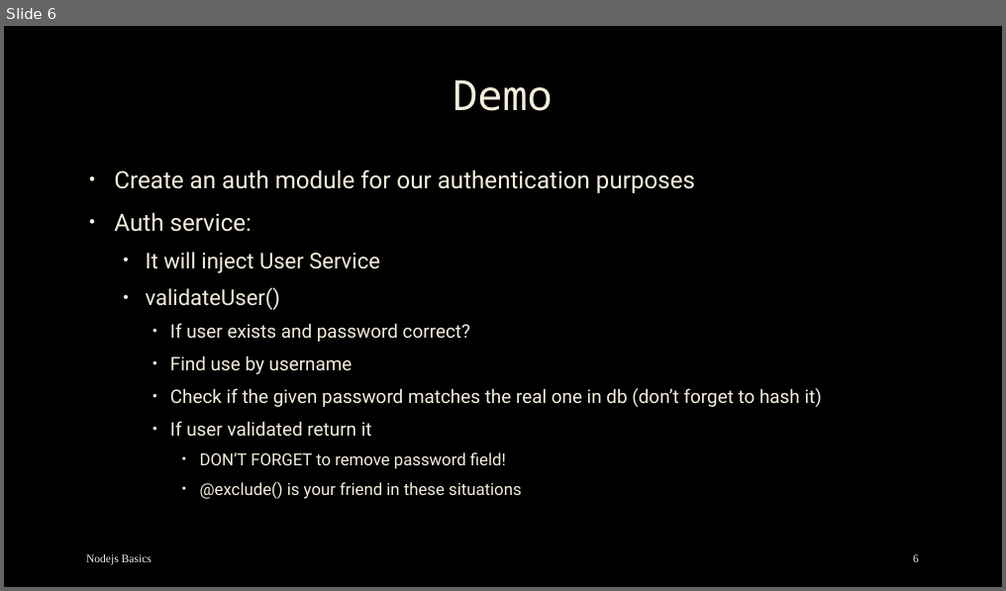
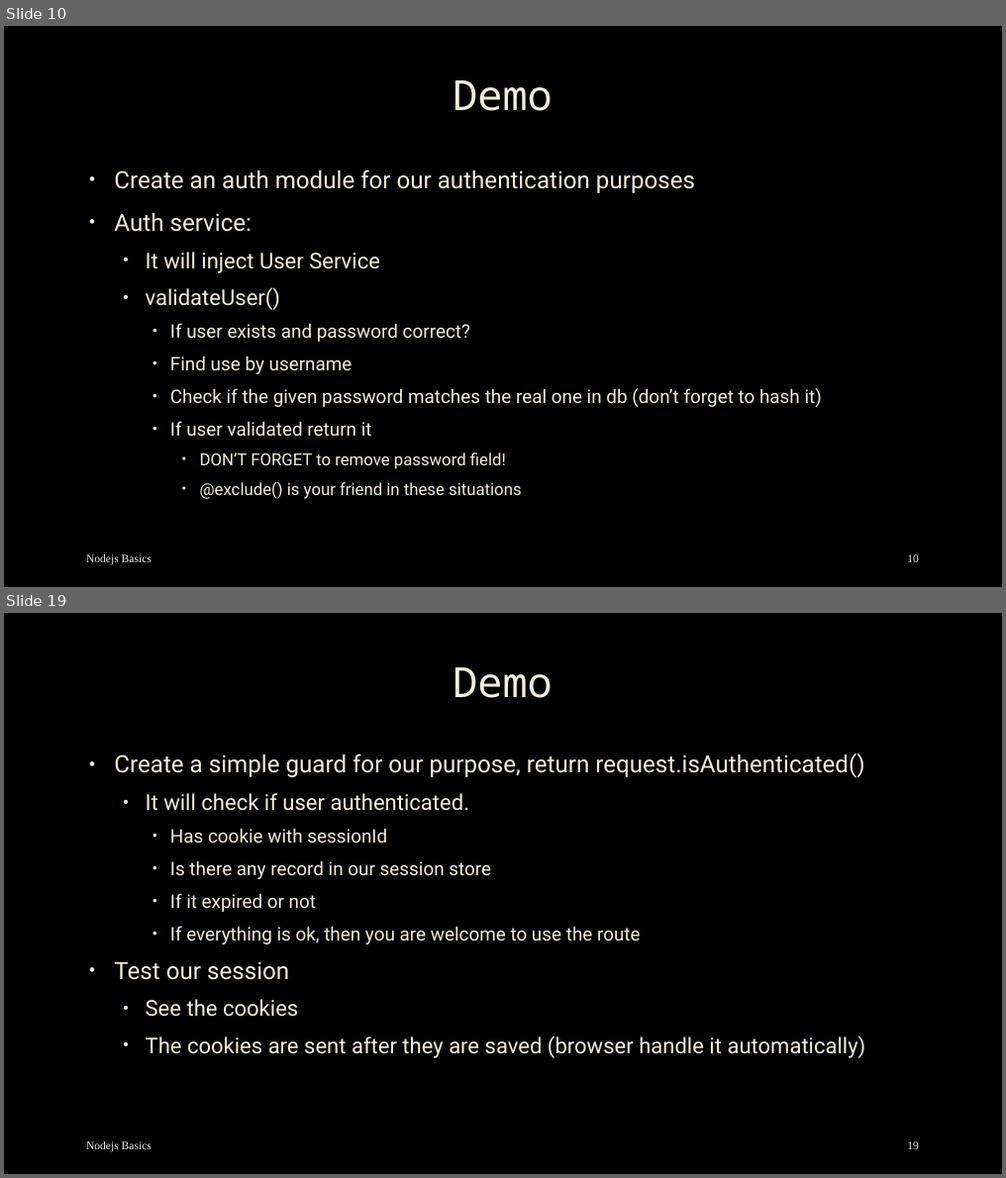
Before and after one commit to mostafa8026/nestjs-course, a slide deck: nestjs/nestjs-09.pptx. Shown one above the other, each under a label of ours: slide 6 before the commit, slides 10 and 19 after it; the slides between them are not shown. The pictures are 1006x591 and 1006x1178 pixels, drawn with LibreOffice and Linux fonts; fonts in the diff are those of the drawing; background and template pictures are left out. Boxes give left, top, right and bottom in pixels: in the first picture for what was removed or moved away, otherwise in the second. Text is boxed around its words. In the diff, an @@ line names an element or a change of style, - is before the commit and + after.

Commit message:
fix: session09 scripts added

```diff
--- a/nestjs/nestjs-09.pptx
+++ b/nestjs/nestjs-09.pptx
@@ slide 19 added at [4, 613, 1002, 1174], background picture (left out) @@
@@ title added at [452, 667, 552, 698], 40 pt, text #F4EEDC @@
+Demo
@@ text added at [114, 754, 866, 1059], 18 pt, text #F4EEDC @@
+• Create a simple guard for our purpose, return request.isAuthenticated()
+  • It will check if user authenticated.
+    • Has cookie with sessionId
+    • Is there any record in our session store
+    • If it expired or not
+    • If everything is ok, then you are welcome to use the route
+• Test our session
+  • See the cookies
+  • The cookies are sent after they are saved (browser handle it automatically)
@@ text added at [86, 1142, 152, 1153], 11 pt, text #F2F2F2 @@
+Nodejs Basics
@@ page number added at [907, 1142, 919, 1150], 11 pt, text #F2F2F2 @@
+19
@@ what was slide 6 is now slide 10 @@
@@ page number at [907, 555, 919, 563]: text changed @@
-6
+10
```
Also in this commit, not shown: 3 slides changed, 13 other slides added, 29 other files.
